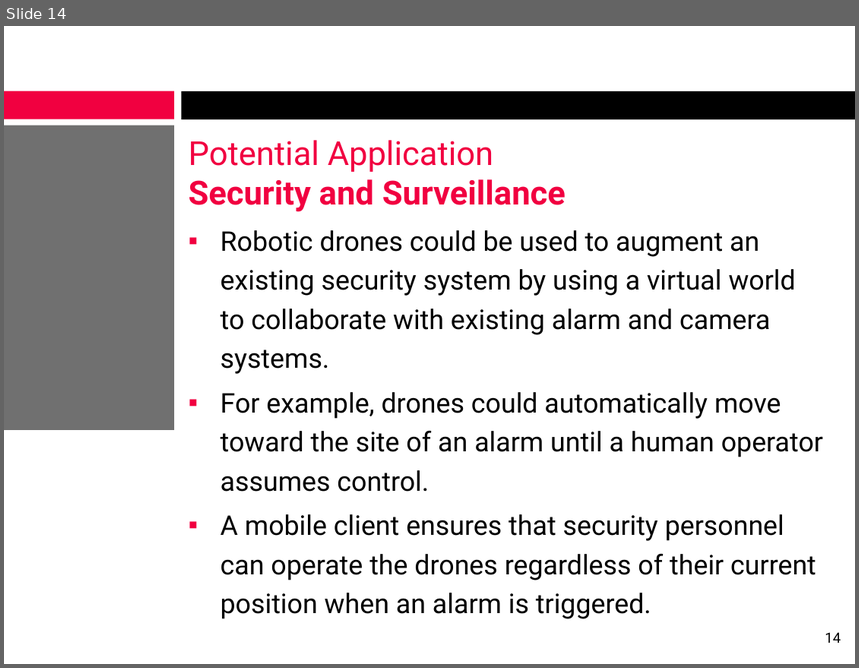
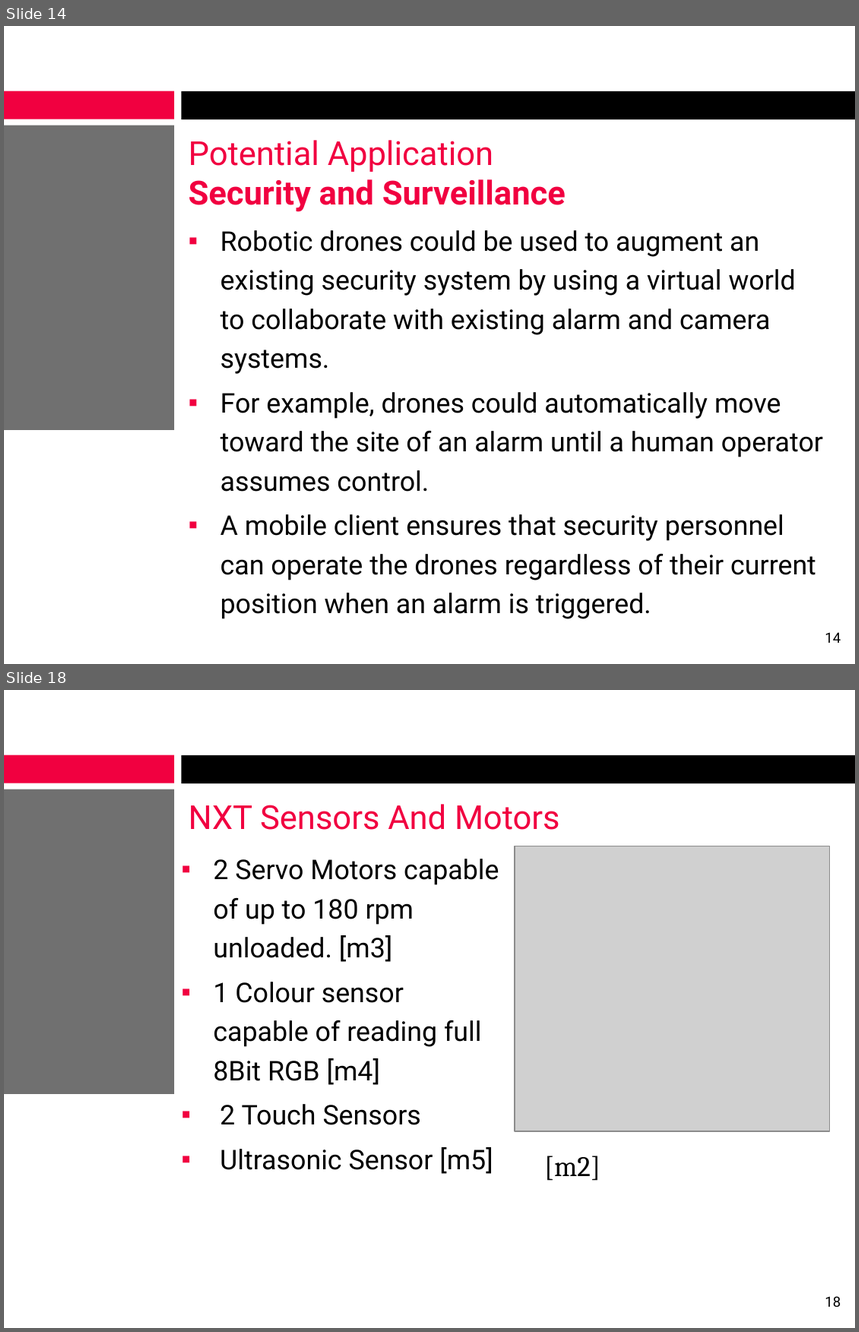
Before and after one commit to alexcraig/RoboWars, a slide deck: docs/presentation_slides/RoboWarsPresentation_AlexCraig.pptx. Shown one above the other, each under a label of ours: slide 14 before the commit, slides 14 and 18 after it; the slides between them are not shown. The pictures are 859x668 and 859x1332 pixels, drawn with LibreOffice and Linux fonts; fonts in the diff are those of the drawing; grey boxes stand for pictures; background and template pictures are left out. Boxes give left, top, right and bottom in pixels: in the first picture for what was removed or moved away, otherwise in the second. Text is boxed around its words. In the diff, an @@ line names an element or a change of style, - is before the commit and + after.

```diff
--- a/docs/presentation_slides/RoboWarsPresentation_AlexCraig.pptx
+++ b/docs/presentation_slides/RoboWarsPresentation_AlexCraig.pptx
@@ slide 18 added at bbox=[4, 690, 855, 1328], background #FFFFFF; not listed: 3 template elements that a slide beside it also shows @@
@@ title added at bbox=[189, 804, 560, 830], 28 pt, text #F10040 @@
+NXT Sensors And Motors
@@ picture added at bbox=[515, 846, 829, 1131] @@
@@ text added at bbox=[213, 859, 499, 1174], 23 pt, text #000000 @@
+▪ 2 Servo Motors capable of up to 180 rpm unloaded. [m3]
+▪ 1 Colour sensor capable of reading full 8Bit RGB [m4]
+▪ 2 Touch Sensors
+▪ Ultrasonic Sensor [m5]
@@ text added at bbox=[544, 1156, 601, 1181], 24 pt, text #000000 @@
+[m2]
@@ page number added at bbox=[825, 1296, 841, 1307], 12 pt, text #000000 @@
+18
```
Also in this commit, not shown: 1 slide changed, 7 other slides added.
